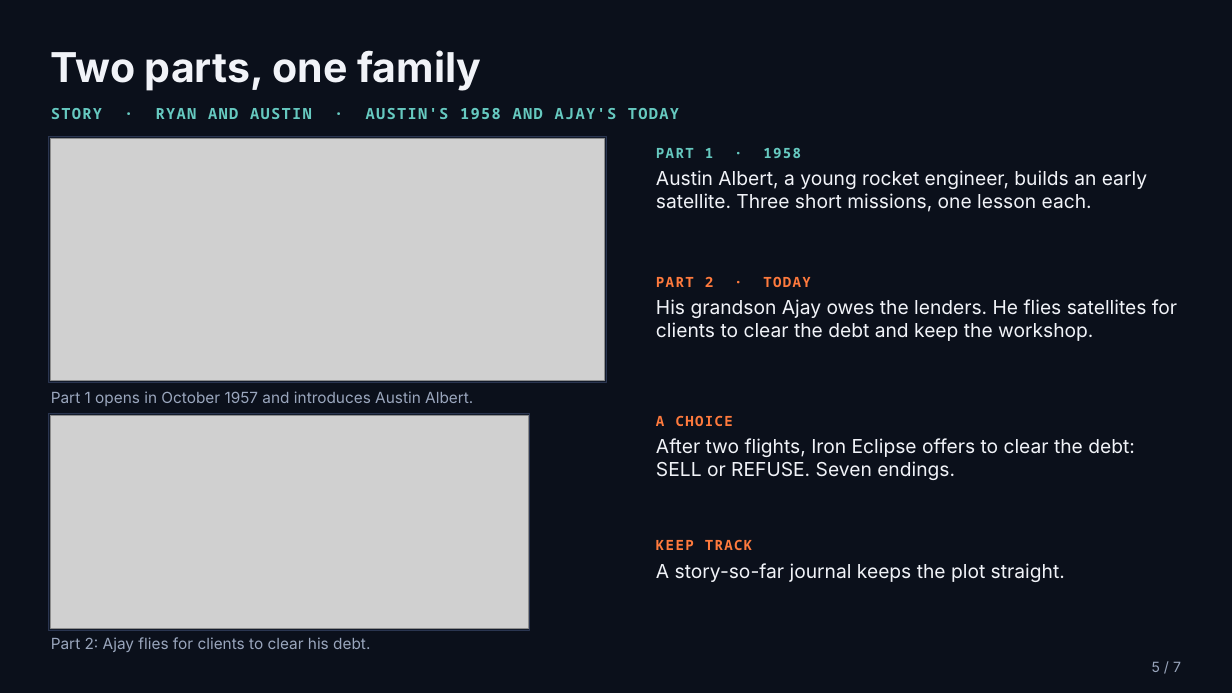
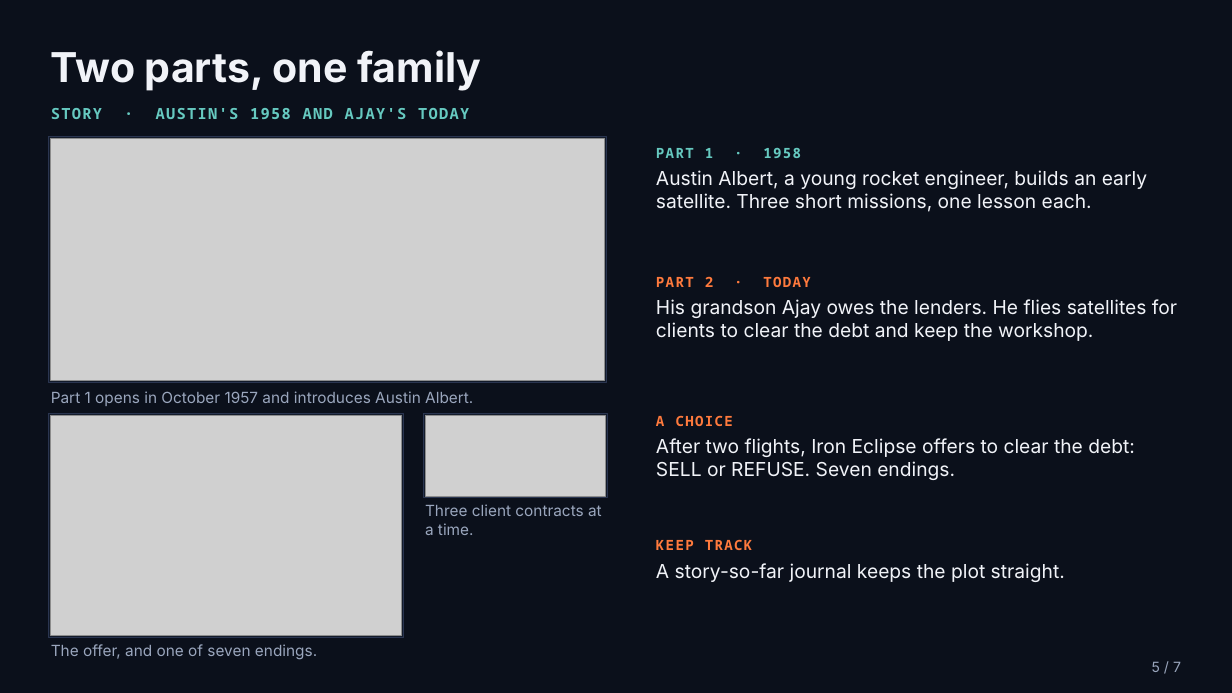
Before and after one commit to angads22/Hackstreet_Bros_Satellite, a slide deck: slide 5 of deck/v2.1/GRAVITRON-2.1-full.pptx. Drawn at 1232x693 pixels with LibreOffice and Linux fonts; fonts in the diff are those of the drawing; grey boxes stand for pictures. Boxes give left, top, right and bottom in pixels: in the first picture for what was removed or moved away, otherwise in the second. Text is boxed around its words. In the diff, an @@ line names an element or a change of style, - is before the commit and + after.

```diff
--- a/deck/v2.1/GRAVITRON-2.1-full.pptx
+++ b/deck/v2.1/GRAVITRON-2.1-full.pptx
@@ text at (51, 108, 469, 119): text changed @@
-STORY · RYAN AND AUSTIN · AUSTIN'S 1958 AND AJAY'S TODAY
+STORY · AUSTIN'S 1958 AND AJAY'S TODAY
@@ rectangle: place and size @@
-rectangle at (49, 414, 530, 630)
+rectangle at (49, 414, 404, 638)
@@ picture added at (51, 416, 402, 636) @@
@@ rectangle added at (423, 414, 607, 498), fill #131B2B, outline #2A3550 0.75 pt @@
@@ picture: place and size @@
-picture at (51, 416, 528, 628)
+picture at (425, 416, 605, 496)
@@ text added at (425, 504, 602, 535), 12 pt, text #9AA6BD @@
+Three client contracts at a time.
@@ text removed at (51, 637, 370, 652) @@
-Part 2: Ajay flies for clients to clear his debt.
@@ text added at (51, 644, 317, 660), 12 pt, text #9AA6BD @@
+The offer, and one of seven endings.
```
Also in this commit, not shown: 5 other slides changed, 7 other files.
